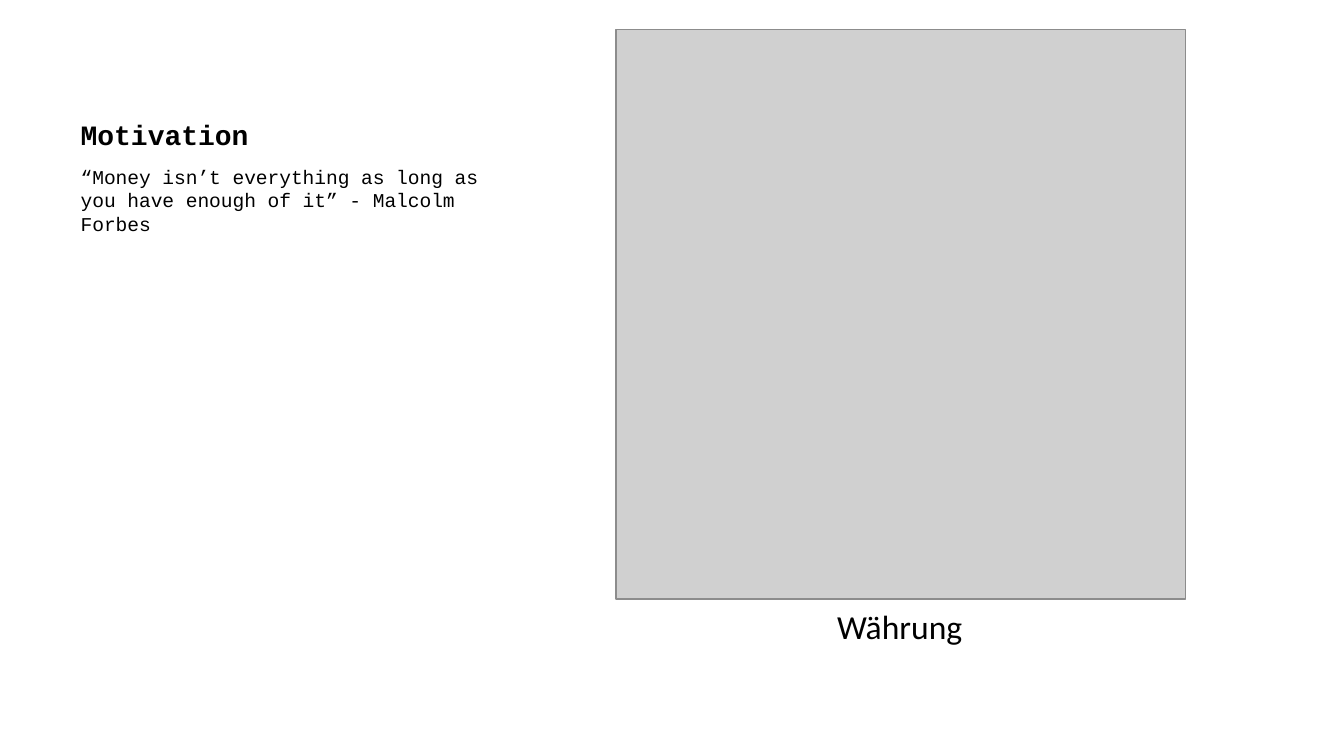
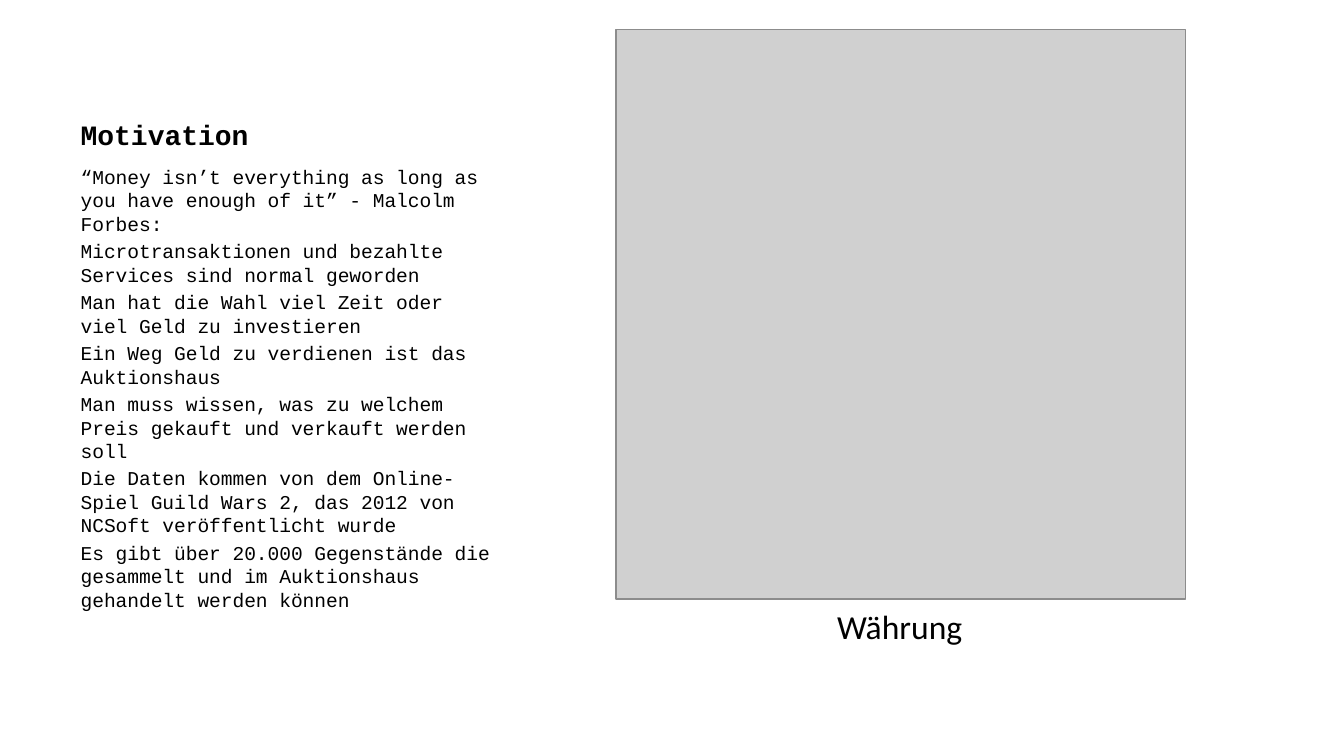
Before and after one commit to lz039/Gw2Trading, a slide deck: slide 2 of reports/presentation.pptx. Drawn at 1344x756 pixels with LibreOffice and Linux fonts; fonts in the diff are those of the drawing; grey boxes stand for pictures. Boxes give left, top, right and bottom in pixels: in the first picture for what was removed or moved away, otherwise in the second. Text is boxed around its words. In the diff, an @@ line names an element or a change of style, - is before the commit and + after.

```diff
--- a/reports/presentation.pptx
+++ b/reports/presentation.pptx
@@ text at (x1=81, y1=170, x2=490, y2=611): text changed @@
-“Money isn’t everything as long as you have enough of it” - Malcolm Forbes
+“Money isn’t everything as long as you have enough of it” - Malcolm Forbes:
+Microtransaktionen und bezahlte Services sind normal geworden
+Man hat die Wahl viel Zeit oder viel Geld zu investieren
+Ein Weg Geld zu verdienen ist das Auktionshaus
+Man muss wissen, was zu welchem Preis gekauft und verkauft werden soll
+Die Daten kommen von dem Online-Spiel Guild Wars 2, das 2012 von NCSoft veröffentlicht wurde
+Es gibt über 20.000 Gegenstände die gesammelt und im Auktionshaus gehandelt werden können
```
Also in this commit, not shown: 3 other slides changed, 1 slide added, 1 slide removed, 4 other files.
